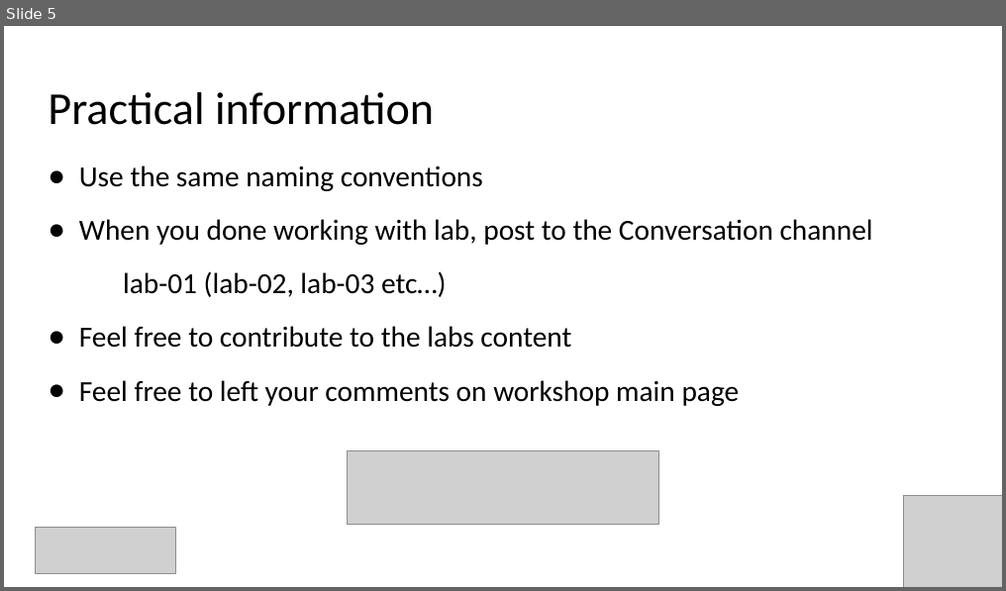
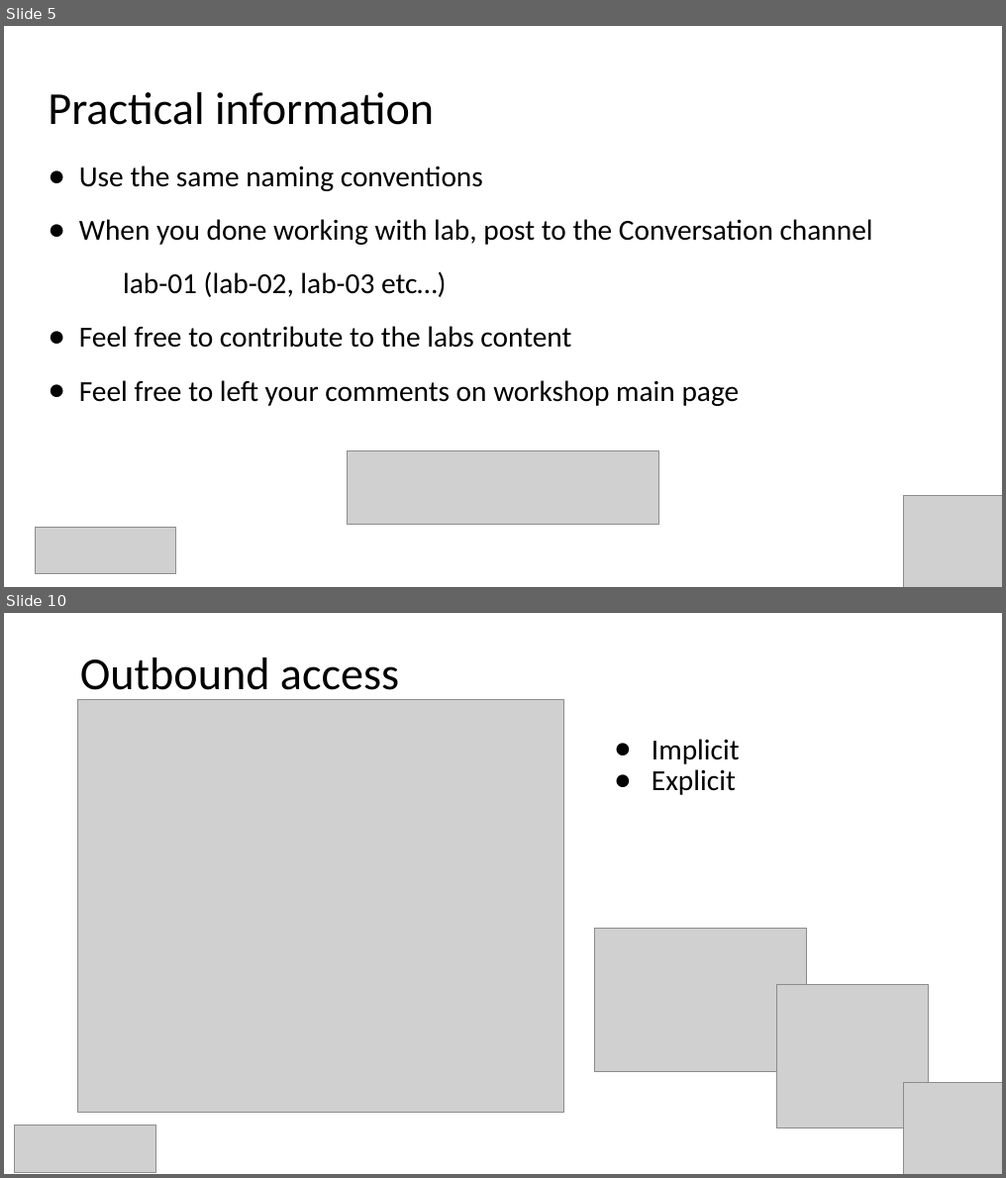
Before and after one commit to Infrastructure-AsCode/azure-private-links-labs, a slide deck: slides/private-links.pptx. Shown one above the other, each under a label of ours: slide 5 before the commit, slides 5 and 10 after it; the slides between them are not shown. The pictures are 1006x591 and 1006x1178 pixels, drawn with LibreOffice and Linux fonts; fonts in the diff are those of the drawing; grey boxes stand for pictures. Boxes give left, top, right and bottom in pixels: in the first picture for what was removed or moved away, otherwise in the second. Text is boxed around its words. In the diff, an @@ line names an element or a change of style, - is before the commit and + after.

```diff
--- a/slides/private-links.pptx
+++ b/slides/private-links.pptx
@@ slide 10 added at box(4, 613, 1002, 1174), background #FFFFFF @@
@@ title added at box(80, 658, 399, 701), 44 pt, text #000000 @@
+Outbound access
@@ picture added at box(78, 700, 564, 1113) @@
@@ text added at box(651, 739, 740, 795), 28 pt, text #000000 @@
+● Implicit
+● Explicit
@@ picture added at box(594, 928, 807, 1072) @@
@@ picture added at box(777, 984, 929, 1128) @@
@@ picture added at box(904, 1082, 1002, 1174) @@
@@ picture added at box(15, 1126, 155, 1173) @@
```
Also in this commit, not shown: 16 other slides added, 2 other files.
